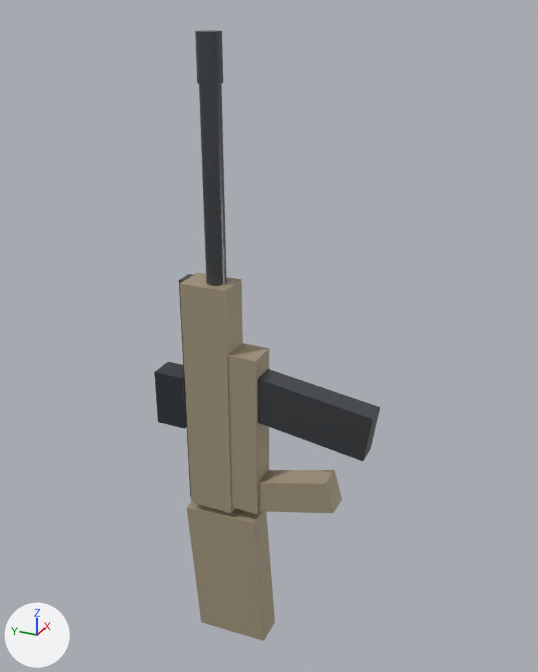
Before and after pictures for a commit that changed the Blender file Assets/Meshes/Source/Weapons/SCAR_Rifle.blend.
Before and after are seen from a 50 mm camera at (-0.79, -0.407, 0.554) aimed at (0.02, -0.043, 0.148). The axes (+X, +Y, +Z) are drawn at lower left. The lights are the same throughout. The first picture is the older version.

In view in the first picture: 'Barrel', 'Flash_Hider', 'Holo_Sight', 'Magazine_762', 'Pistol_Grip', 'Receiver_Lower', 'Receiver_Upper', 'Stock_Boot', 'Top_Rail'.
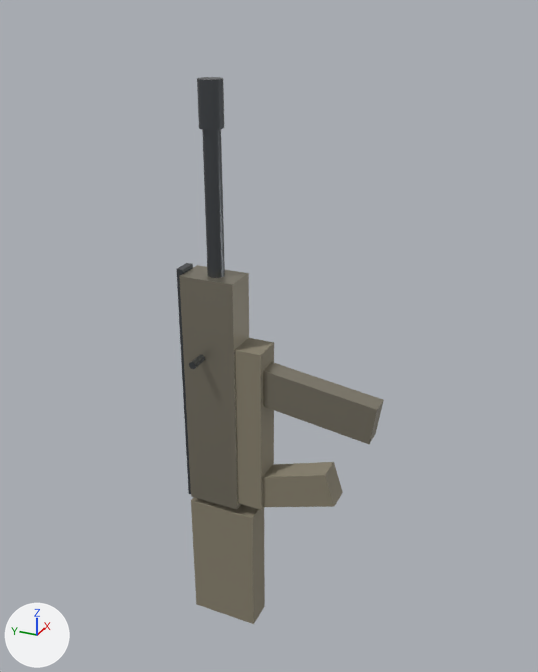
What differs and where, as boxes [x1, y1, x2, y2] in the pictures (538 x 672 px):
'Receiver_Upper', recoloured, moved, rescaled (beige to grey, 11% wider): before [180, 272, 243, 513]; after [179, 265, 249, 509]
'Stock_Boot', recoloured, moved, rescaled, turned: before [186, 502, 275, 641]; after [191, 497, 265, 624]
'Magazine_762', recoloured, moved, rescaled (11% shorter): before [258, 369, 380, 461]; after [263, 362, 384, 444]
'Receiver_Lower', recoloured, moved, rescaled: before [228, 343, 269, 514]; after [234, 338, 274, 510]
'Barrel', moved, rescaled: before [199, 84, 227, 286]; after [202, 129, 225, 278]
'Pistol_Grip', recoloured, moved, turned, rescaled: before [258, 470, 342, 513]; after [263, 462, 343, 507]
'Flash_Hider', moved: before [195, 30, 223, 84]; after [197, 77, 224, 130]
'Holo_Sight', deleted: before [154, 362, 186, 429]
'Top_Rail', moved, rescaled: before [179, 274, 193, 497]; after [176, 263, 193, 494]
'Charging_Handle', added: after [189, 355, 205, 369]

The change, as a diff of the scene's bpy script:
```diff
--- a/Assets/Meshes/Source/Weapons/SCAR_Rifle.blend.py
+++ b/Assets/Meshes/Source/Weapons/SCAR_Rifle.blend.py
@@ me_cube @@
 me_cube.from_pydata(...)  # 8 vertices, 6 faces; spans x -0.5..0.5, y -0.5..0.5, z -0.5..0.5
-me_cube.materials.append(mat_mat_scar_fde)  # beige #ada086
+me_cube.materials.append(mat_mat_scar_upper)  # grey #a09989
@@ me_cube_001 @@
 me_cube_001.from_pydata(...)  # 8 vertices, 6 faces; spans x -0.5..0.5, y -0.5..0.5, z -0.5..0.5
-me_cube_001.materials.append(mat_mat_scar_fde)  # beige #ada086
+me_cube_001.materials.append(mat_mat_scar_lower)  # yellow #908976
@@ me_cylinder @@
 # used by ob_barrel; parent = ob_scar_rifle; location = (0.0, 0.022, 0.35)
-me_cylinder.from_pydata(...)  # 64 vertices, 34 faces; spans x -0.013..0.013, y -0.013..0.013, z -0.13..0.13
+me_cylinder.from_pydata(...)  # 64 vertices, 34 faces; spans x -0.011..0.011, y -0.011..0.011, z -0.11..0.11
+# me_cylinder part 1: the whole mesh is scaled about its middle by 0.846
 me_cylinder.materials.append(mat_mat_scar_metal)
@@ me_cube_003 @@
 me_cube_003.from_pydata(...)  # 8 vertices, 6 faces; spans x -0.5..0.5, y -0.5..0.5, z -0.5..0.5
-me_cube_003.materials.append(mat_mat_scar_metal)  # dark grey #616569
+me_cube_003.materials.append(mat_mat_scar_upper)  # grey #a09989
@@ me_cube_004 @@
 me_cube_004.from_pydata(...)  # 8 vertices, 6 faces; spans x -0.5..0.5, y -0.5..0.5, z -0.5..0.5
-me_cube_004.materials.append(mat_mat_scar_fde)  # beige #ada086
+me_cube_004.materials.append(mat_mat_scar_lower)  # yellow #908976
@@ me_cube_005 @@
 me_cube_005.from_pydata(...)  # 8 vertices, 6 faces; spans x -0.5..0.5, y -0.5..0.5, z -0.5..0.5
-me_cube_005.materials.append(mat_mat_scar_fde)  # beige #ada086
+me_cube_005.materials.append(mat_mat_scar_lower)  # yellow #908976
@@ ob_receiver_upper @@
 ob_receiver_upper.parent = ob_scar_rifle
-ob_receiver_upper.location = (0.0, 0.03, 0.05)
-ob_receiver_upper.scale = (0.046, 0.065, 0.34)
+ob_receiver_upper.location = (0.0, 0.025, 0.06)
+ob_receiver_upper.scale = (0.046, 0.075, 0.34)
@@ ob_receiver_lower @@
 ob_receiver_lower.parent = ob_scar_rifle
-ob_receiver_lower.location = (0.0, -0.02, 0.01)
-ob_receiver_lower.scale = (0.042, 0.045, 0.24)
+ob_receiver_lower.location = (0.0, -0.022, 0.02)
+ob_receiver_lower.scale = (0.042, 0.055, 0.24)
@@ ob_top_rail @@
 ob_top_rail.parent = ob_scar_rifle
-ob_top_rail.location = (0.0, 0.066, 0.05)
-ob_top_rail.scale = (0.026, 0.008, 0.34)
+ob_top_rail.location = (0.0, 0.068, 0.06)
+ob_top_rail.scale = (0.026, 0.009, 0.35)
@@ ob_barrel @@
 ob_barrel.parent = ob_scar_rifle
-ob_barrel.location = (0.0, 0.022, 0.35)
+ob_barrel.location = (0.0, 0.022, 0.32)
@@ ob_flash_hider @@
 ob_flash_hider.parent = ob_scar_rifle
-ob_flash_hider.location = (0.0, 0.022, 0.49)
+ob_flash_hider.location = (0.0, 0.022, 0.44)
@@ ob_magazine_762 @@
 ob_magazine_762.parent = ob_scar_rifle
-ob_magazine_762.location = (0.0, -0.11, 0.06)
+ob_magazine_762.location = (0.0, -0.11, 0.08)
 ob_magazine_762.rotation_euler = (0.14, 0.0, 0.0)  # degrees (8, 0, 0)
-ob_magazine_762.scale = (0.032, 0.17, 0.065)
+ob_magazine_762.scale = (0.028, 0.18, 0.052)
@@ ob_pistol_grip @@
 ob_pistol_grip.parent = ob_scar_rifle
-ob_pistol_grip.location = (0.0, -0.09, -0.07)
-ob_pistol_grip.rotation_euler = (-0.279, 0.0, 0.0)  # degrees (-16, 0, 0)
-ob_pistol_grip.scale = (0.034, 0.12, 0.046)
+ob_pistol_grip.location = (0.0, -0.09, -0.06)
+ob_pistol_grip.rotation_euler = (-0.314, 0.0, 0.0)  # degrees (-18, 0, 0)
+ob_pistol_grip.scale = (0.034, 0.12, 0.048)
@@ ob_stock_boot @@
 ob_stock_boot.parent = ob_scar_rifle
-ob_stock_boot.location = (0.0, 0.01, -0.24)
-ob_stock_boot.rotation_euler = (-0.0698, 0.0, 0.0)  # degrees (-4, 0, 0)
-ob_stock_boot.scale = (0.042, 0.11, 0.22)
+ob_stock_boot.location = (0.0, 0.015, -0.22)
+ob_stock_boot.scale = (0.04, 0.1, 0.2)
@@ ob_holo_sight @@
-ob_holo_sight = bpy.data.objects.new('Holo_Sight', me_cube_006)
@@ ob_charging_handle @@
+ob_charging_handle = bpy.data.objects.new('Charging_Handle', me_cylinder_002)  # a 32-sided cylinder along z spanning x -0.005..0.005, y -0.005..0.005, z -0.02..0.02; in mat_mat_scar_metal (dark grey #616569)
+ob_charging_handle.parent = ob_scar_rifle
+ob_charging_handle.location = (-0.028, 0.035, 0.12)
+ob_charging_handle.rotation_euler = (0.0, 1.571, 0.0)  # degrees (0, 90, 0)
```
